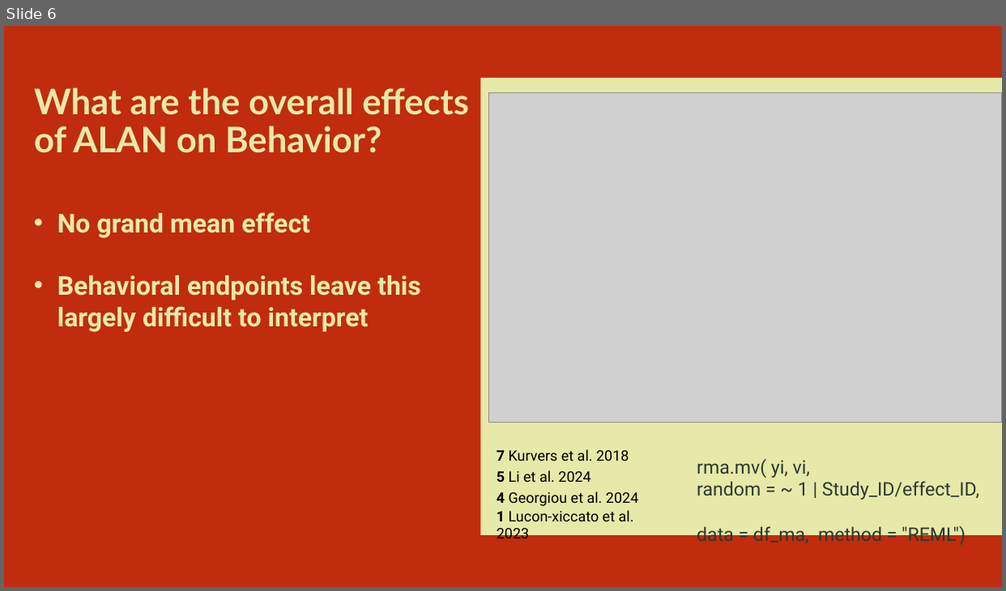
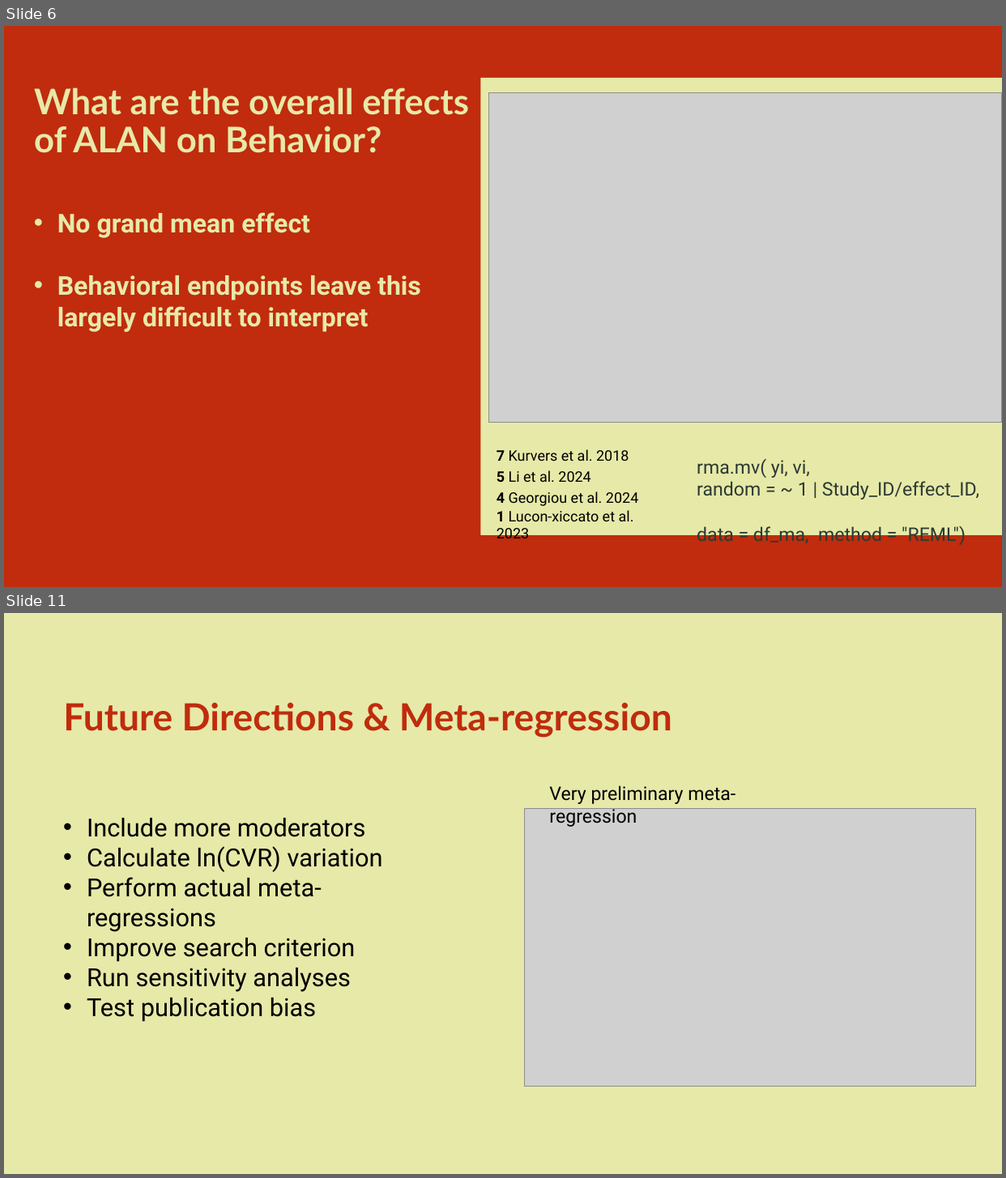
Before and after one commit to MaxxRAM/ALAN_MA_2026, a slide deck: MA spring 2026/The effects of ALAN on fish behavior.pptx. Shown one above the other, each under a label of ours: slide 6 before the commit, slides 6 and 11 after it; the slides between them are not shown. The pictures are 1006x591 and 1006x1178 pixels, drawn with LibreOffice and Linux fonts; fonts in the diff are those of the drawing; grey boxes stand for pictures. Boxes give left, top, right and bottom in pixels: in the first picture for what was removed or moved away, otherwise in the second. Text is boxed around its words. In the diff, an @@ line names an element or a change of style, - is before the commit and + after.

```diff
--- a/MA spring 2026/The effects of ALAN on fish behavior.pptx
+++ b/MA spring 2026/The effects of ALAN on fish behavior.pptx
@@ slide 11 added at [4, 613, 1002, 1174], background #E7E9A8 @@
@@ title added at [63, 702, 672, 738], 36 pt, text #C02C0D, bold @@
+Future Directions & Meta-regression
@@ text added at [549, 786, 735, 827], 18 pt, text #000000 @@
+Very preliminary meta-regression
@@ text added at [87, 818, 383, 1022], 24 pt, text #000000 @@
+• Include more moderators
+• Calculate ln(CVR) variation
+• Perform actual meta-regressions
+• Improve search criterion
+• Run sensitivity analyses
+• Test publication bias
@@ picture added at [524, 808, 976, 1087] @@
```
Also in this commit, not shown: 2 slides changed, 2 other slides added, 8 slides removed, 4 other files.
